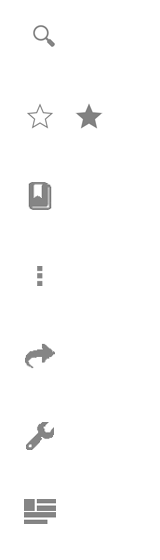
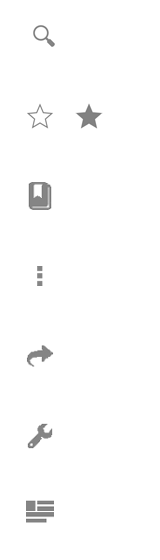
Revision of a layered 160px x 560px image; what changed, layer by layer:
painted on "Zwischenablage#6" over [26, 422, 54, 450]
painted on "Zwischenablage#4" over [25, 343, 55, 369]
moved "Zwischenablage#7" above "Zwischenablage#3", painted on it over [24, 499, 56, 524]
